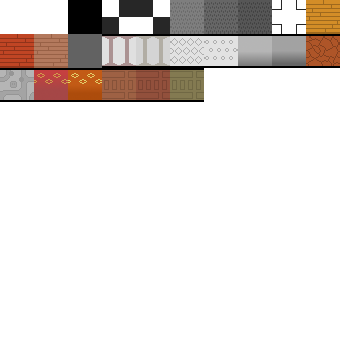
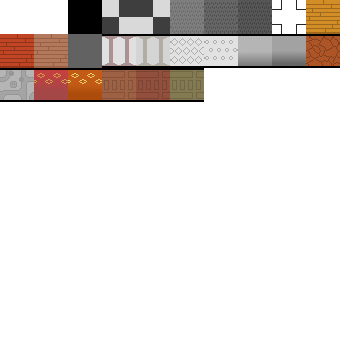
Layer changes from the first 340x340 image to the second:
painted on "Background" over bbox(102, 0, 170, 34)
